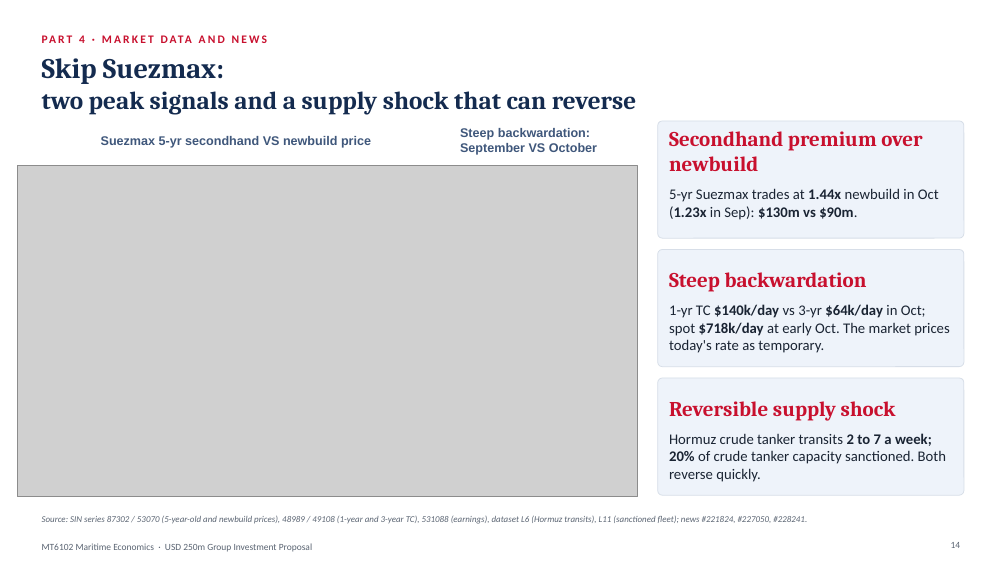
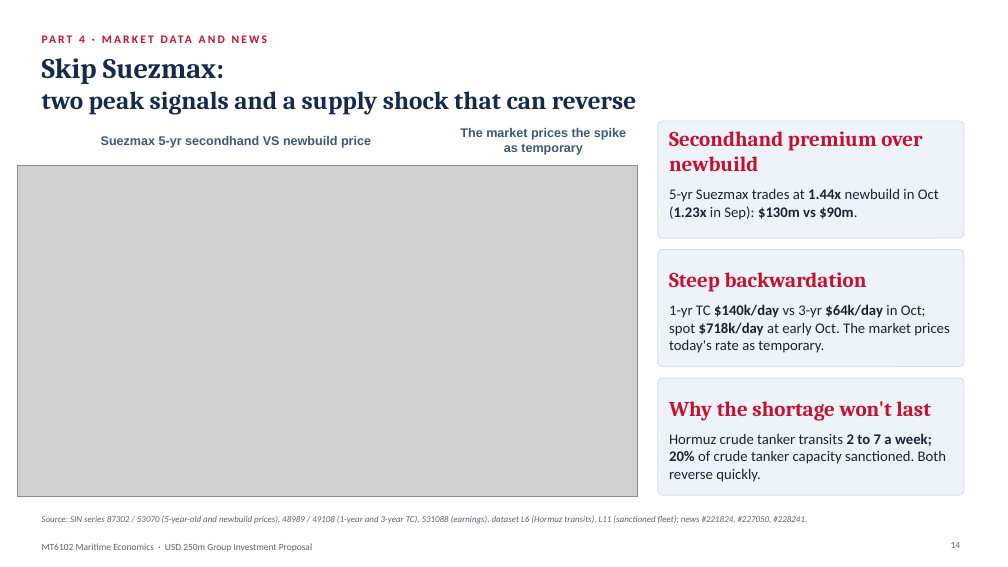
Before and after one commit to zhanmingliu2025-max/MT6102, a slide deck: slide 14 of MT6102_Group_Presentation.pptx. Drawn at 1008x567 pixels with LibreOffice and Linux fonts; fonts in the diff are those of the drawing; grey boxes stand for pictures. Boxes give left, top, right and bottom in pixels: in the first picture for what was removed or moved away, otherwise in the second. Text is boxed around its words. In the diff, an @@ line names an element or a change of style, - is before the commit and + after.

```diff
--- a/MT6102_Group_Presentation.pptx
+++ b/MT6102_Group_Presentation.pptx
@@ text at bbox=[460, 128, 626, 155]: text changed @@
-Steep backwardation:
-September VS October
+The market prices the spike as temporary
@@ text at bbox=[669, 401, 931, 421]: text changed @@
-Reversible supply shock
+Why the shortage won't last
```
Also in this commit, not shown: 22 other slides changed, 2 slides removed, 3 other files.
